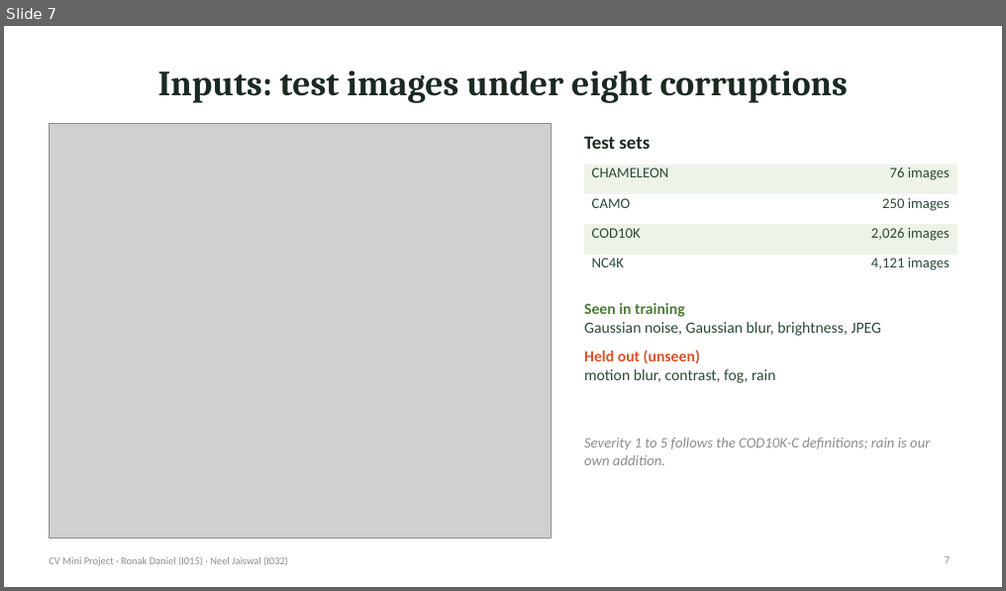
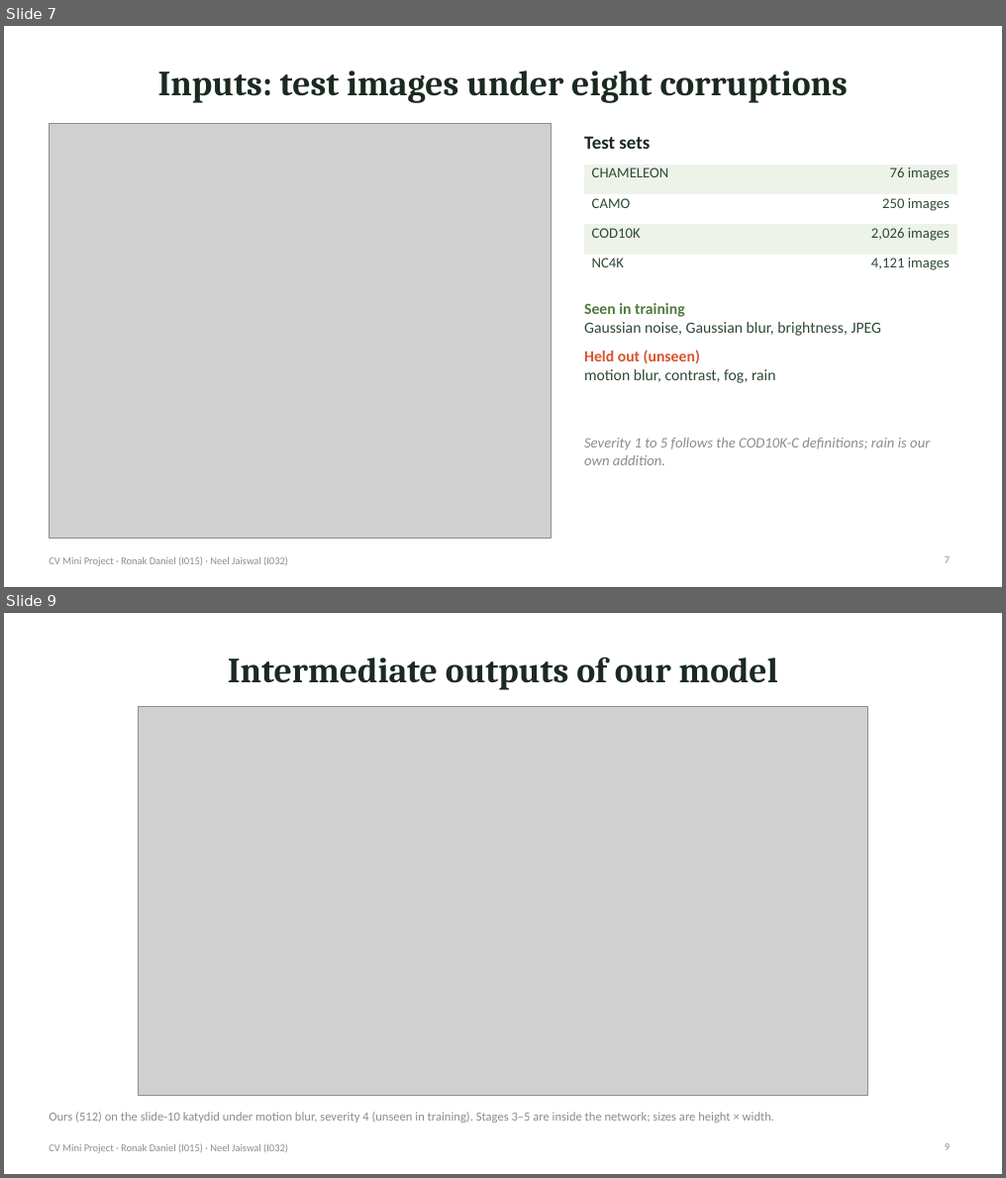
Before and after one commit to Neel-Ronak-Org/VFM-CV, a slide deck: presentation/CV_mini_project_I015_I032.pptx. Shown one above the other, each under a label of ours: slide 7 before the commit, slides 7 and 9 after it; the slides between them are not shown. The pictures are 1006x591 and 1006x1178 pixels, drawn with LibreOffice and Linux fonts; fonts in the diff are those of the drawing; grey boxes stand for pictures. Boxes give left, top, right and bottom in pixels: in the first picture for what was removed or moved away, otherwise in the second. Text is boxed around its words. In the diff, an @@ line names an element or a change of style, - is before the commit and + after.

```diff
--- a/presentation/CV_mini_project_I015_I032.pptx
+++ b/presentation/CV_mini_project_I015_I032.pptx
@@ slide 9 added at (x1=4, y1=613, x2=1002, y2=1174), background #FFFFFF; not listed: 1 template element that a slide beside it also shows @@
@@ title added at (x1=228, y1=657, x2=778, y2=690), 34 pt, text #1B2A21, bold @@
+Intermediate outputs of our model
@@ picture added at (x1=138, y1=707, x2=868, y2=1096) @@
@@ text added at (x1=49, y1=1112, x2=774, y2=1123), 12 pt, text #8A8F8A @@
+Ours (512) on the slide-10 katydid under motion blur, severity 4 (unseen in training). Stages 3–5 are inside the network; sizes are height × width.
@@ page number added at (x1=944, y1=1144, x2=949, y2=1151), 10 pt, text #8A8F8A @@
+9
```
Also in this commit, not shown: 1 slide changed, 3 other slides added, 1 slide removed, 9 other files.
